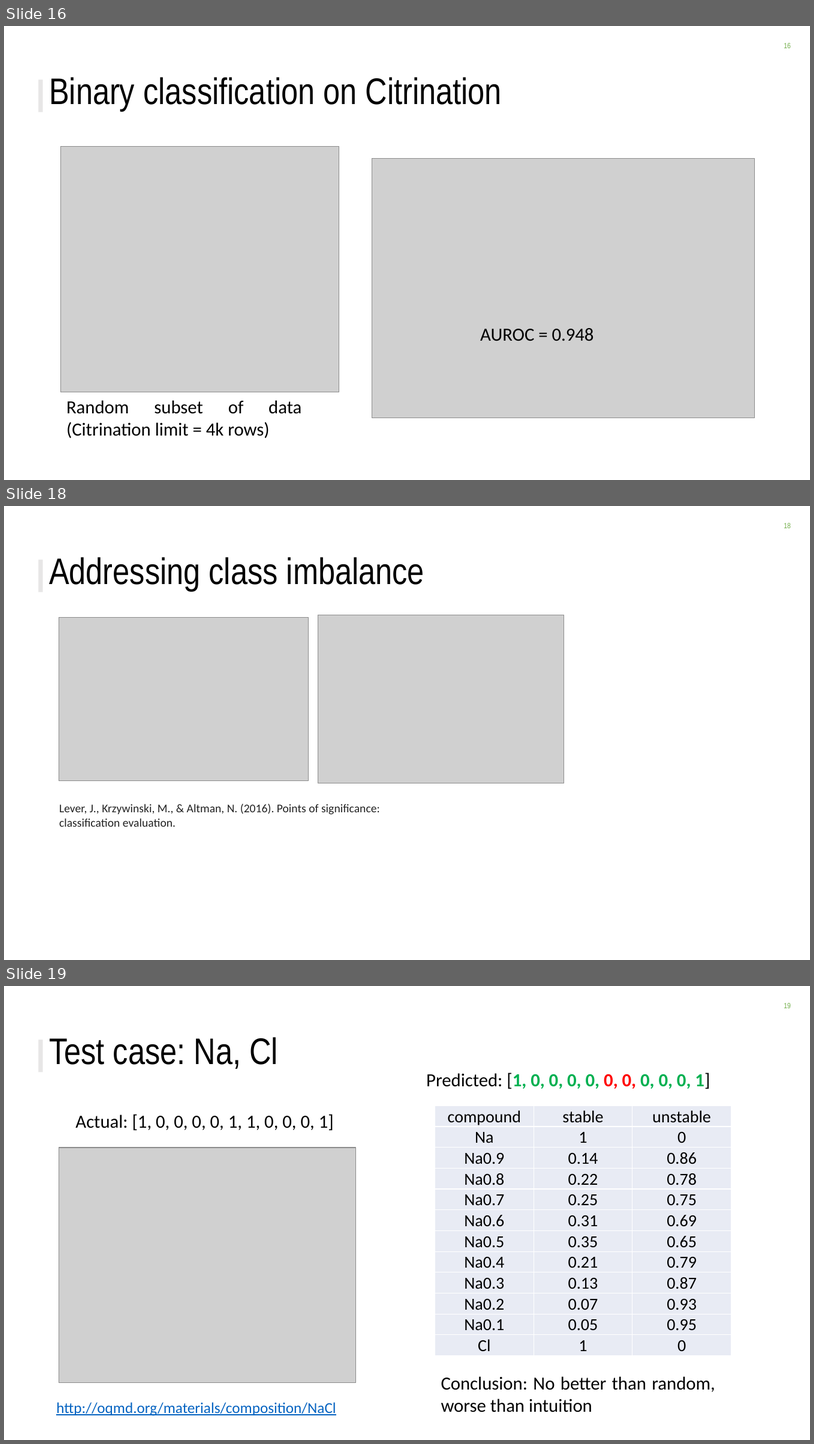
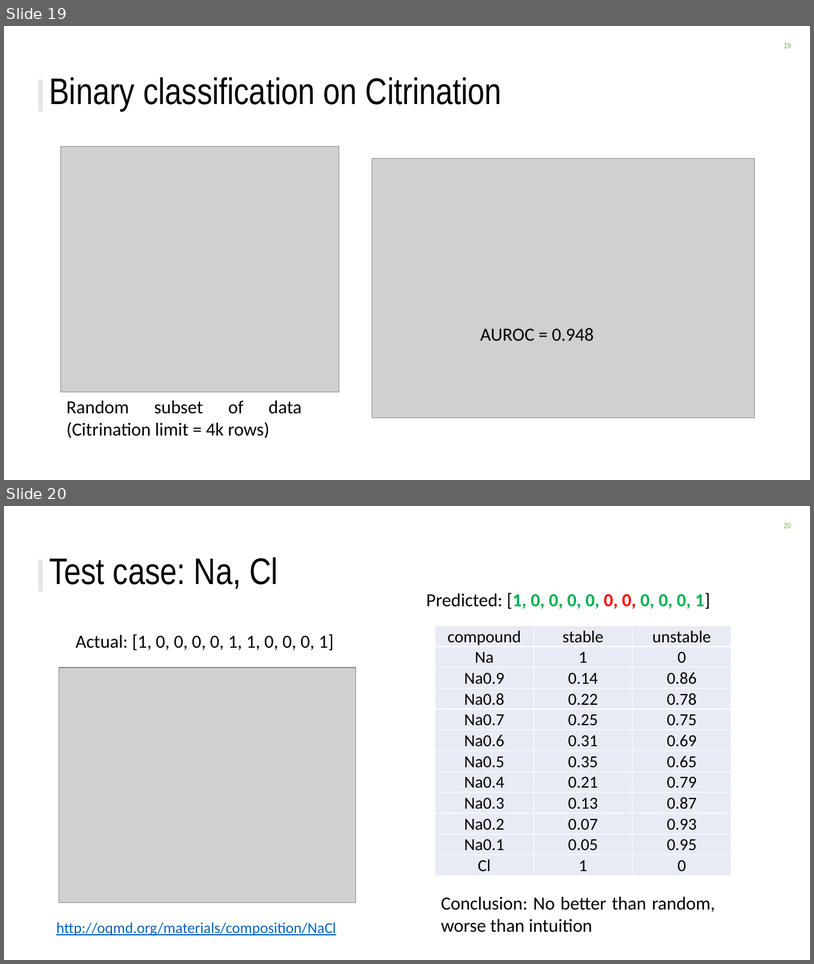
Before and after one commit to ckborg/DSE_challenge, a slide deck: DSE_challenge_slides.pptx. Shown one above the other, each under a label of ours: slides 16, 18 and 19 before the commit, slides 19 and 20 after it; the slides between them are not shown. The pictures are 814x1444 and 814x964 pixels, drawn with LibreOffice and Linux fonts; fonts in the diff are those of the drawing; grey boxes stand for pictures; background and template pictures are left out. Boxes give left, top, right and bottom in pixels: in the first picture for what was removed or moved away, otherwise in the second. Text is boxed around its words. In the diff, an @@ line names an element or a change of style, - is before the commit and + after.

```diff
--- a/DSE_challenge_slides.pptx
+++ b/DSE_challenge_slides.pptx
@@ slide 18 removed at (4,506,810,960), background #FFFFFF; not listed: 2 template elements that a slide beside it also shows @@
@@ title removed at (49,557,425,591) @@
-Addressing class imbalance
@@ picture removed at (59,618,308,781) @@
@@ picture removed at (318,615,565,783) @@
@@ text removed at (59,804,380,826) @@
-Lever, J., Krzywinski, M., & Altman, N. (2016). Points of significance: classification evaluation.
@@ what was slide 16 is now slide 19 @@
@@ what was slide 19 is now slide 20 @@
@@ page number at (784,523,791,528): text changed @@
-19
+20
```
Also in this commit, not shown: 7 slides changed, 3 slides added, 4 other slides removed, 1 other file.
